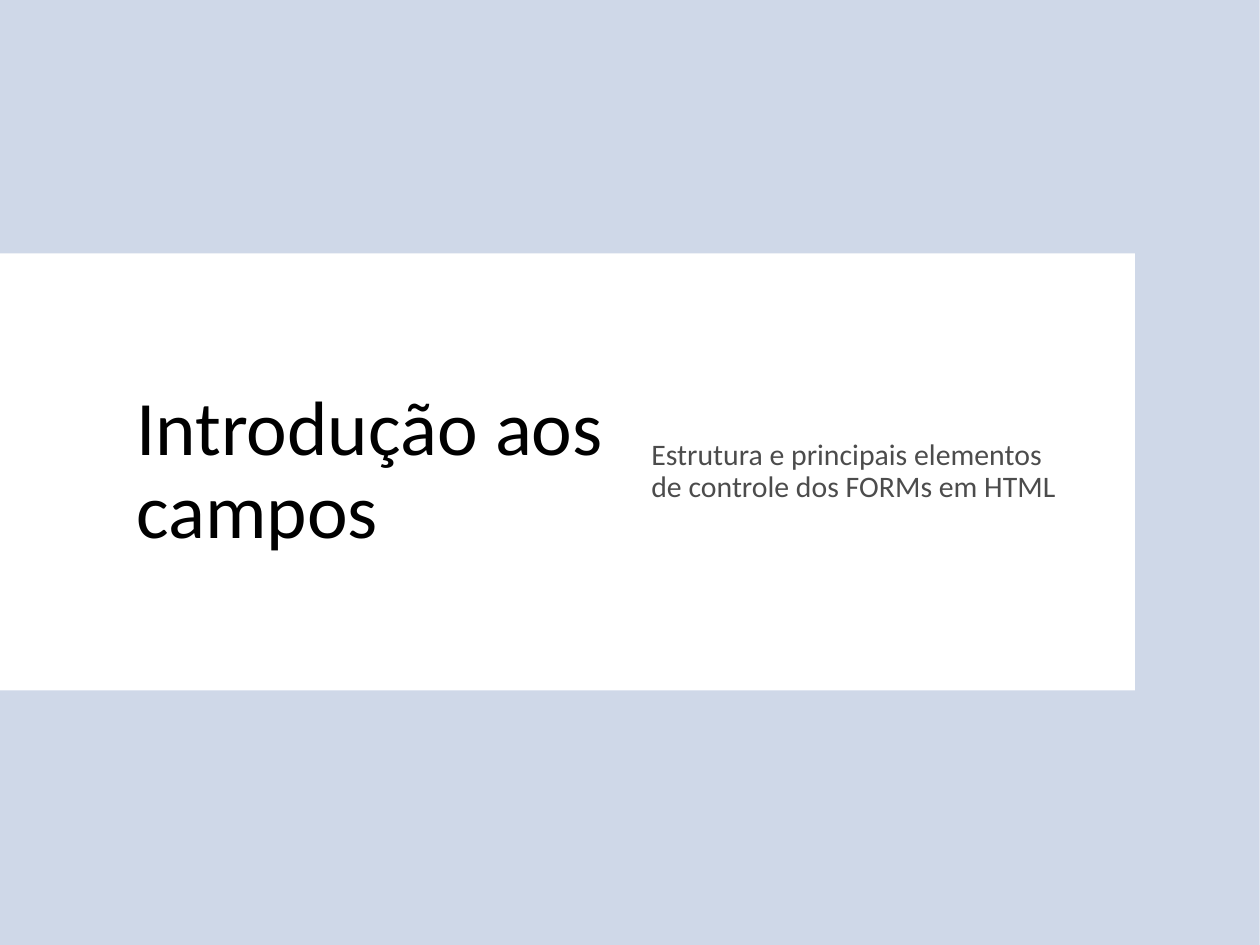
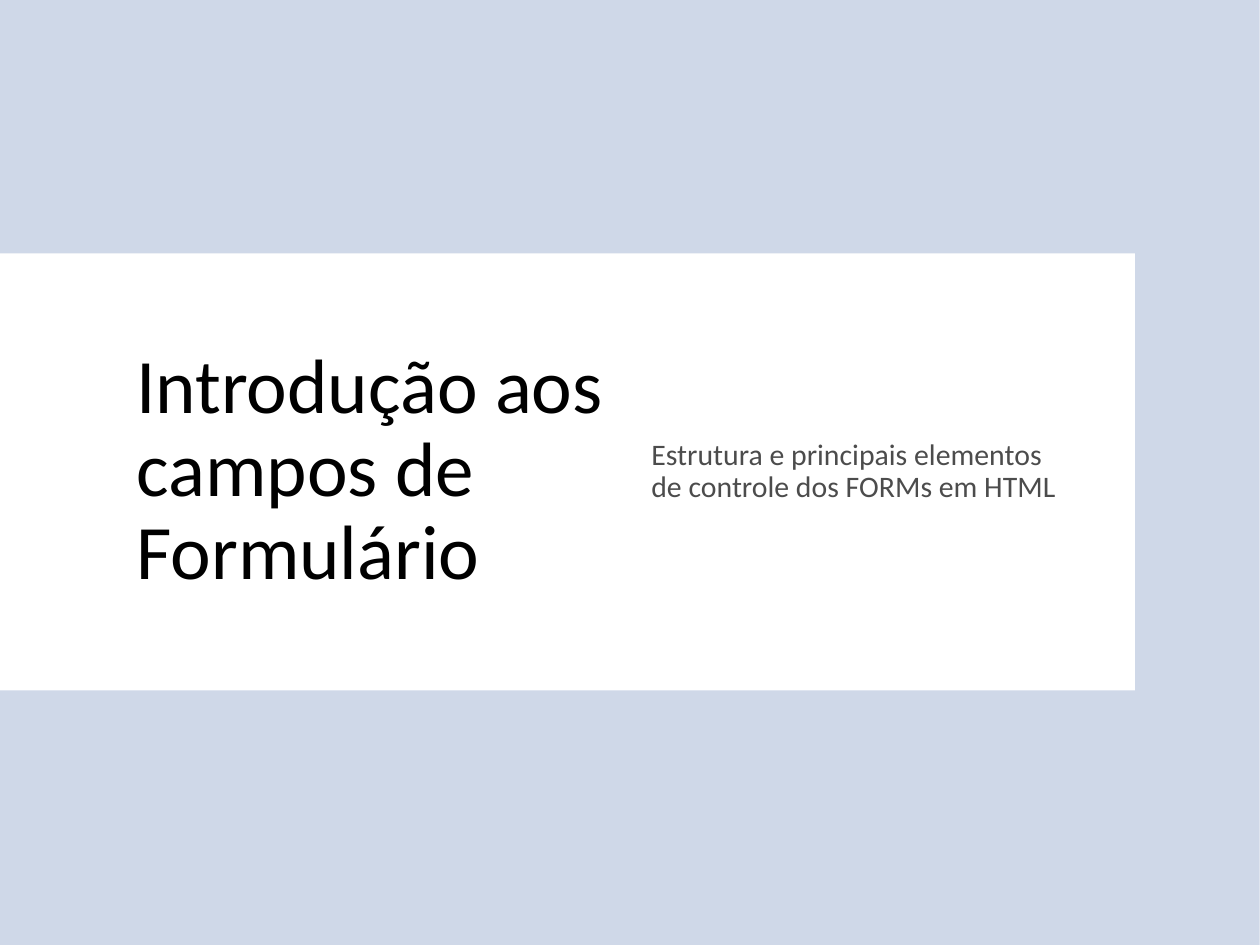
Before and after one commit to thiagospin/APLICWEBI, a slide deck: slide 18 of slides/HTML e CSS.pptx. Drawn at 1260x945 pixels with LibreOffice and Linux fonts; fonts in the diff are those of the drawing; background and template pictures are left out. Boxes give left, top, right and bottom in pixels: in the first picture for what was removed or moved away, otherwise in the second. Text is boxed around its words. In the diff, an @@ line names an element or a change of style, - is before the commit and + after.

```diff
--- a/slides/HTML e CSS.pptx
+++ b/slides/HTML e CSS.pptx
@@ title at [136,359,603,580]: text changed @@
-Introdução aos campos
+Introdução aos campos de Formulário
```
Also in this commit, not shown: 2 other slides changed, 1 slide added, 3 other files.
